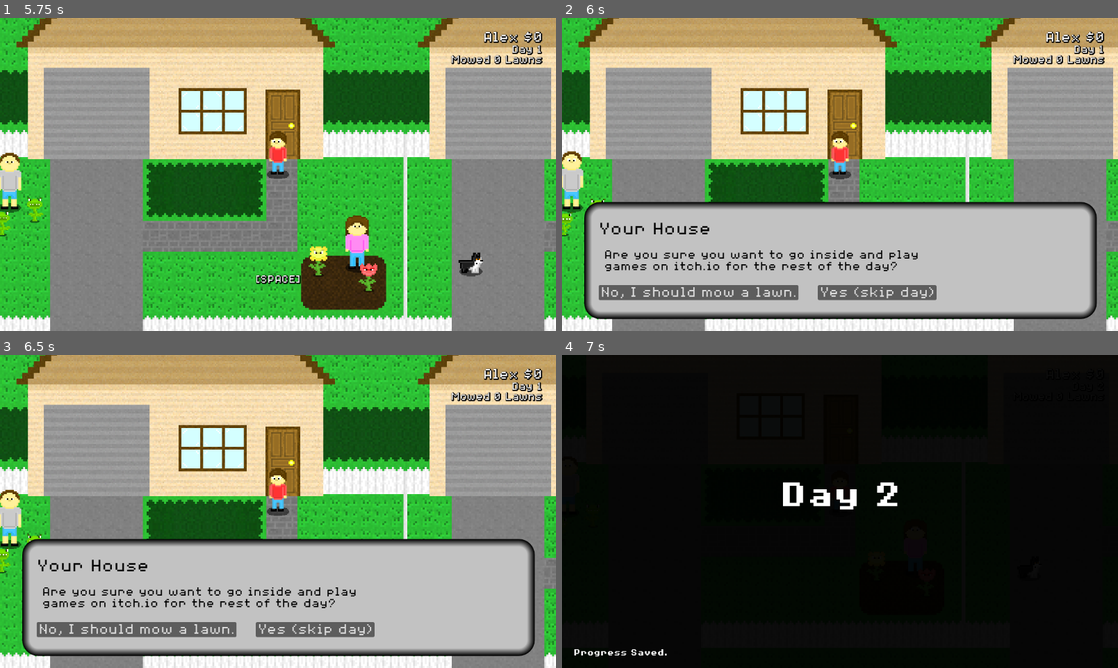
Above: before the commit, frames 1-4 (two rows, left to right).
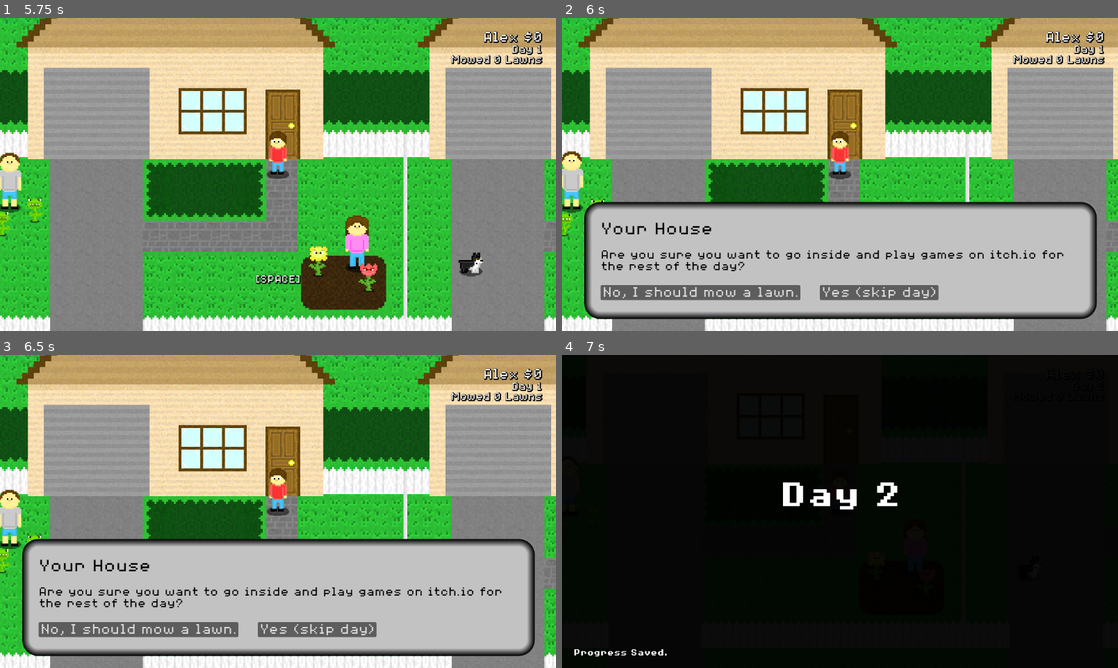
Above: after the commit, the same moments.

Repository: Birb-Games/the-legend-of-the-lawns
Game: Godot game, scene res://scenes/main.tscn
Two runs of this game, one before a commit and one after it. Both use one fixed random seed, a clock stepped at 60 frames per second and the inputs below.
Inputs (mouse positions are in pixels of both pictures, inside the frame that each line leads up to):
- Up to frame 1 (5.75 s): click "> New Game" at 0.5 s; click (278, 124) at 1.27 s; type "Alex" at 1.35 s; click "> New Game" at 2 s; click "Start!" at 2.75 s; move the mouse to (250, 237) at 3.52 s; hold W (move_up) 3.53-5.03 s; tap Space (interact) at 3.6 s; move the mouse to (444, 221) at 4.27 s; click (444, 221) at 4.35 s; move the mouse to (111, 127) at 5.02 s; hold A (move_left) from 5.03 s (still down); hold Right mouse button (shoot_secondary) from 5.03 s (still down)
- Up to frame 2 (6 s): keep holding A (move_left); move the mouse to (867, 174) at 5.77 s; release Right mouse button (shoot_secondary) at 5.78 s; tap Space (interact) at 5.85 s
- Up to frame 3 (6.5 s): keep holding A (move_left)
- Up to frame 4 (7 s): release A (move_left) at 6.5 s; click "Yes (skip day)" at 6.5 s

Frame 1 is identical in both runs. In frame 2, 2.8% of the frame differs, in the area x 6-91%, y 65-91%; in frame 3, 2.8%; in frame 4, nothing differs.

Commit message:
Removed NPC profile placeholder image.

Diff:
--- a/scenes/ui/npc_menu.tscn
+++ b/scenes/ui/npc_menu.tscn
@@ -1,8 +1,7 @@
-[gd_scene load_steps=5 format=3 uid="uid://dq8tglr0iktqf"]
+[gd_scene load_steps=4 format=3 uid="uid://dq8tglr0iktqf"]
 
 [ext_resource type="FontFile" uid="uid://b83lr4reqbm0y" path="res://assets/fonts/8BitOperator/8bitOperatorPlus8-Regular.ttf" id="1_0gm1x"]
 [ext_resource type="Script" uid="uid://hn6dknq2w4cs" path="res://scripts/ui/npc_menu.gd" id="1_qr3ex"]
-[ext_resource type="Texture2D" uid="uid://cxb6mmn3hbetq" path="res://assets/textures/npcs/profiles/npc_profile_placeholder.png" id="2_qr3ex"]
 
 [sub_resource type="StyleBoxFlat" id="StyleBoxFlat_uj2yp"]
 bg_color = Color(0.762404, 0.762404, 0.762404, 1)
@@ -41,7 +40,7 @@
 anchor_bottom = 1.0
 offset_left = 41.0
 offset_top = 19.0
-offset_right = -271.0
+offset_right = -35.0
 offset_bottom = -15.0
 grow_horizontal = 2
 grow_vertical = 2
@@ -55,7 +54,7 @@
 text = "Name"
 
 [node name="Description" type="Label" parent="Menu/VBoxContainer"]
-custom_minimum_size = Vector2(750, 80)
+custom_minimum_size = Vector2(1000, 80)
 layout_mode = 2
 size_flags_horizontal = 4
 theme_override_colors/font_color = Color(0, 0, 0, 1)
@@ -66,7 +65,7 @@
 autowrap_mode = 3
 
 [node name="Wage" type="Label" parent="Menu/VBoxContainer"]
-custom_minimum_size = Vector2(750, 24)
+custom_minimum_size = Vector2(1000, 24)
 layout_mode = 2
 size_flags_horizontal = 4
 theme_override_colors/font_color = Color(0, 0, 0, 1)
@@ -124,4 +123,3 @@
 offset_top = 32.0
 offset_right = 1005.0
 offset_bottom = 212.0
-texture = ExtResource("2_qr3ex")
Binary file removed: assets/textures/npcs/profiles/npc_profile_placeholder.png
Not shown, removed: assets/textures/npcs/profiles/npc_profile_placeholder.png.import
